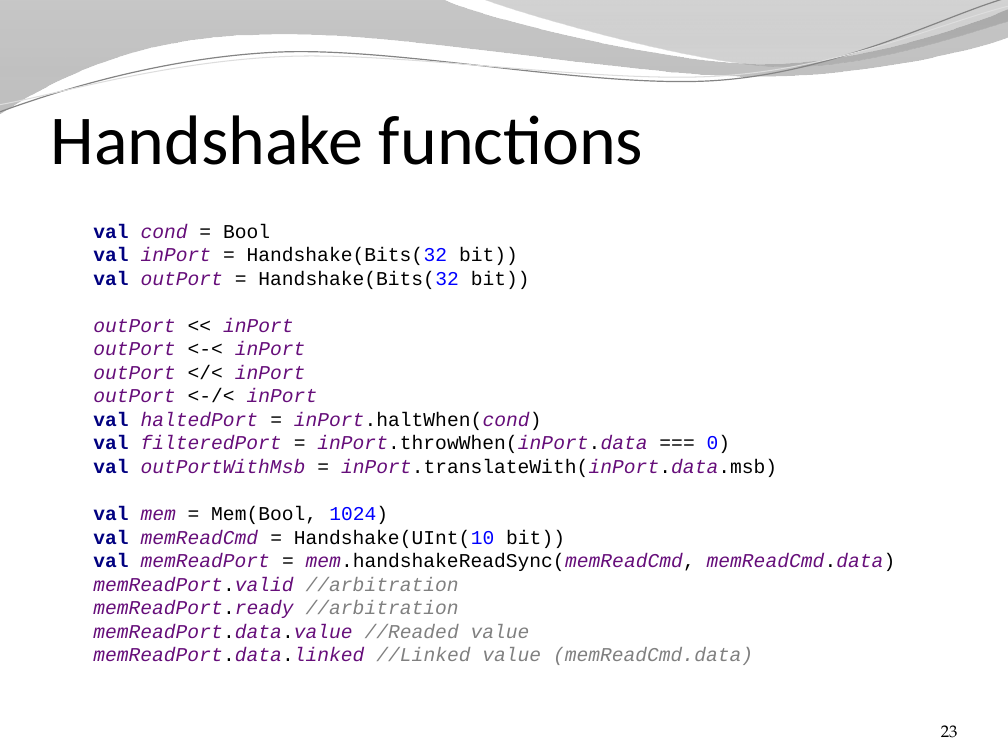
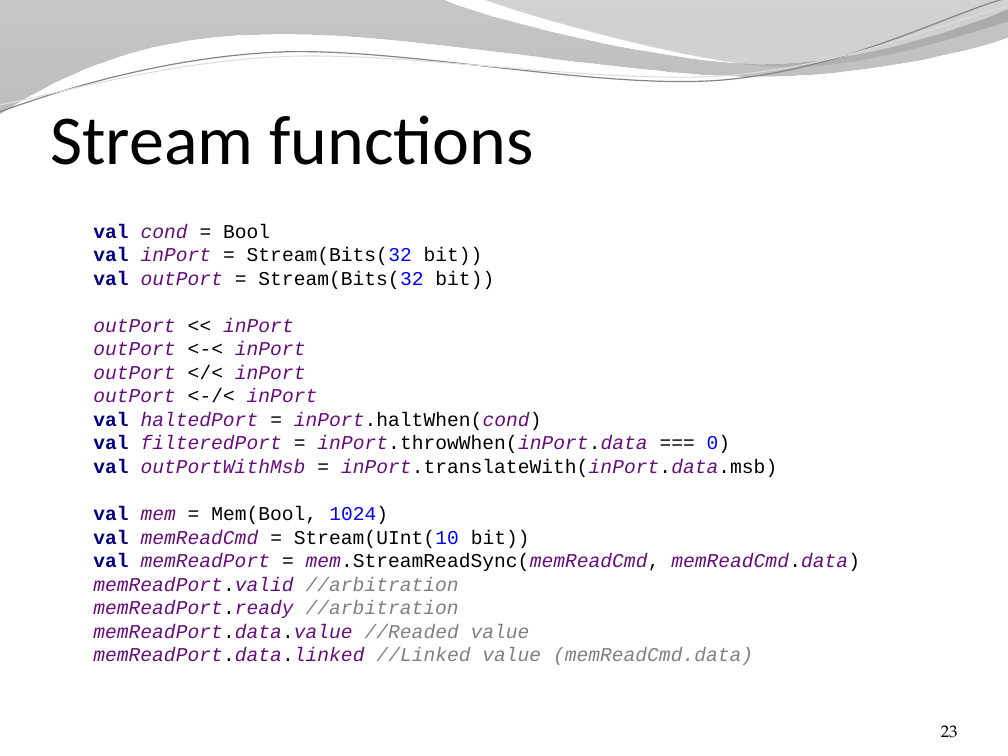
Before and after one commit to SpinalHDL/SpinalDoc, a slide deck: slide 23 of presentation/en/presentation.pptx. Drawn at 1008x756 pixels with LibreOffice and Linux fonts; fonts in the diff are those of the drawing; background and template pictures are left out. Boxes give left, top, right and bottom in pixels: in the first picture for what was removed or moved away, otherwise in the second. Text is boxed around its words. In the diff, an @@ line names an element or a change of style, - is before the commit and + after.

Commit message:
Rename Handhshake into Stream

```diff
--- a/presentation/en/presentation.pptx
+++ b/presentation/en/presentation.pptx
@@ title at bbox=[50, 115, 533, 165]: text changed @@
-Handshake functions
+Stream functions
@@ text at bbox=[93, 224, 860, 665]: text changed @@
-val cond = Bool
-val inPort = Handshake(Bits(32 bit))
-val outPort = Handshake(Bits(32 bit))
-outPort << inPort
-outPort <-< inPort
-outPort </< inPort
-outPort <-/< inPort
-val haltedPort = inPort.haltWhen(cond)
-val filteredPort = inPort.throwWhen(inPort.data === 0)
-val outPortWithMsb = inPort.translateWith(inPort.data.msb)
-val mem = Mem(Bool, 1024)
-val memReadCmd = Handshake(UInt(10 bit))
-val memReadPort = mem.handshakeReadSync(memReadCmd, memReadCmd.data)
-memReadPort.valid //arbitration
-memReadPort.ready //arbitration
-memReadPort.data.value //Readed value
-memReadPort.data.linked //Linked value (memReadCmd.data)
+val cond = Bool
+val inPort = Stream(Bits(32 bit))
+val outPort = Stream(Bits(32 bit))
+outPort << inPort
+outPort <-< inPort
+outPort </< inPort
+outPort <-/< inPort
+val haltedPort = inPort.haltWhen(cond)
+val filteredPort = inPort.throwWhen(inPort.data === 0)
+val outPortWithMsb = inPort.translateWith(inPort.data.msb)
+val mem = Mem(Bool, 1024)
+val memReadCmd = Stream(UInt(10 bit))
+val memReadPort = mem.StreamReadSync(memReadCmd, memReadCmd.data)
+memReadPort.valid //arbitration
+memReadPort.ready //arbitration
+memReadPort.data.value //Readed value
+memReadPort.data.linked //Linked value (memReadCmd.data)
```
Also in this commit, not shown: 3 other slides changed, 1 other file.
